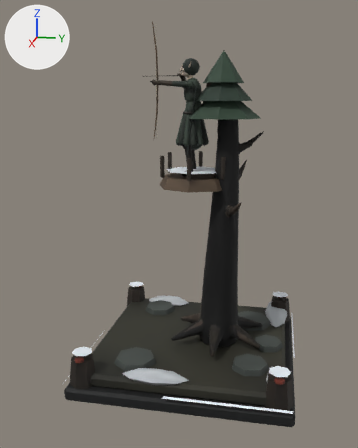
Two versions of the glTF model assets/3d/tours/sylvestres-8.glb, one commit apart.
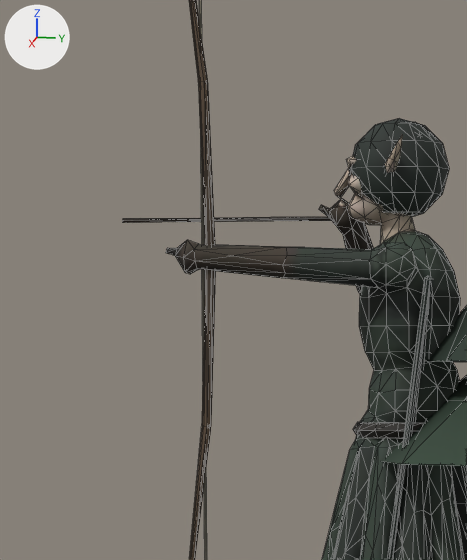
There are two pictures of each version: one whole from a camera (50 mm lens) standing at (1.852, 0.308, 1.031) and looking at (0.006, -0.061, 0.57), one close up on the part from 34% to 57% of the width and 8% to 30% of the height. The lights are fixed; the arrows at upper left show +X, +Y and +Z. The older version's two pictures come first. The close-ups show mesh edges as thin lines. Where no turn or scale is listed for an object, it has been applied to the vertices. Vertices at exactly the same position are counted once.

Names of what the first close-up shows: 'lunebois_8_architecture', 'lunebois_8_elfe', 'lunebois_8_elfe_accessoires'.
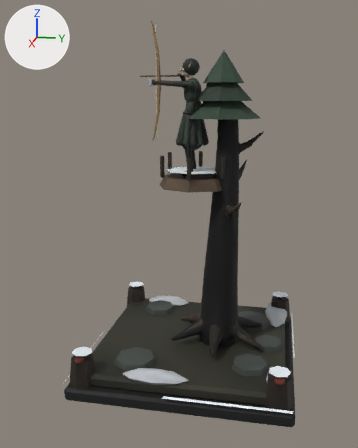
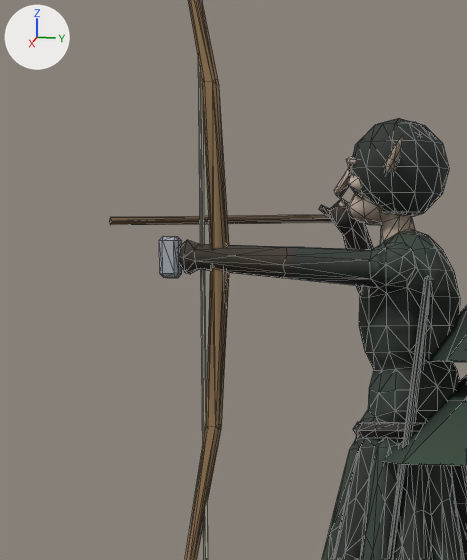
Changed parts and their boxes (x1, y1, x2, y2) in the close-ups (467 x 560 px; the box of a moved part takes in the faces that stretch with it):
'lunebois_8_elfe_accessoires', reshaped
    before: (122, 0, 449, 560)
    after: (109, 0, 449, 560)
part 1 of me_lunebois_8_elfe_accessoires, moved or reshaped
    before: (122, 217, 332, 223)
    after: (109, 215, 362, 225)
part 2 of me_lunebois_8_elfe_accessoires, rebuilt
    before: (189, 0, 215, 560)
    after: (185, 0, 229, 560)
part 3 of me_lunebois_8_elfe_accessoires, added
    after: (159, 236, 182, 278)
part 4 of me_lunebois_8_elfe_accessoires, moved or reshaped
    before: (199, 0, 207, 560)
    after: (198, 0, 208, 560)
part 5 of me_lunebois_8_elfe_accessoires, recoloured
    both: (201, 0, 207, 560)

The change in detail:
me_lunebois_8_elfe_accessoires is used by ob_lunebois_8_elfe_accessoires; location (0.0, -0.02, 0.76).
Verts and faces of me_lunebois_8_elfe_accessoires; kept vertices keep their numbers, new ones are numbered from 292.
Before the commit, vertices of me_lunebois_8_elfe_accessoires: 56 (0.042, -0.117, 0.141), 58 (0.043, -0.118, 0.141), 60 (0.042, -0.118, 0.141), 61 (0.042, -0.118, 0.54), 62 (0.041, -0.118, 0.141).
me_lunebois_8_elfe_accessoires had 292 vertices, 552 faces and spanned x -0.061..0.061, y -0.185..0.091, z 0.07..0.549.
me_lunebois_8_elfe_accessoires now has 320 vertices, 604 faces and spans x -0.061..0.061, y -0.193..0.091, z 0.07..0.549.
me_lunebois_8_elfe_accessoires part 1: the loose piece of 8 vertices spanning x -0.014..-0.011, y -0.185..-0.025, z 0.364..0.367 is scaled about its middle by (1.91, 1.05, 2.1), then moved by (0.0, -0.004, 0.0).
me_lunebois_8_elfe_accessoires part 2: the loose piece of 56 vertices spanning x 0.039..0.045, y -0.131..-0.109, z 0.132..0.549 is rebuilt with 60 vertices and now spans x 0.036..0.047, y -0.134..-0.101, z 0.132..0.549.
me_lunebois_8_elfe_accessoires part 3: a new loose piece of 24 vertices spanning x 0.036..0.048, y -0.145..-0.132, z 0.328..0.353, in mat_peint.
Part 4, on me_lunebois_8_elfe_accessoires:
Vertex 56 moves to (0.042, -0.116, 0.141).
Vertex 58 moves to (0.043, -0.118, 0.141).
Vertex 62 moves to (0.041, -0.118, 0.141).
Vertex 60 moves to (0.042, -0.119, 0.141).
Vertex 61 moves to (0.042, -0.119, 0.54).
me_lunebois_8_elfe_accessoires part 5: 12 kept faces spanning x 0.041..0.043, y -0.119..-0.116, z 0.141..0.54 get new vertex colours; the middle colour goes from beige #c7bfa7 to pale yellow #e5dfcb.
